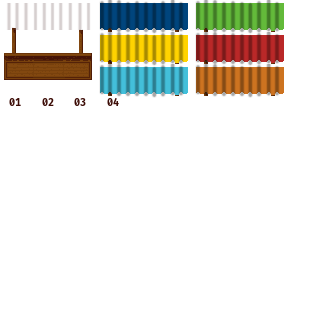
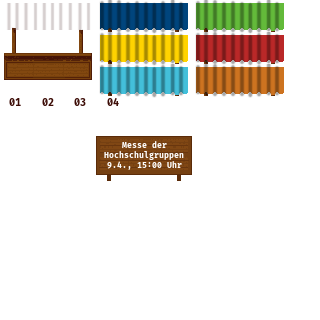
Layered file, before and after one edit (320px x 320px). Changes by layer:
added group "fair-sign" with 6 layers over [96, 136, 192, 181]
added layer "Messe der Hochschulgruppen ..." in group "fair-sign" over [104, 141, 184, 170]
added layer "Eingefügte Ebene" (46%) in group "fair-sign" over [99, 145, 189, 168]
added layer "border" in group "fair-sign" over [96, 136, 192, 175]
added layer "stand-texture-Kopie #1" in group "fair-sign" over [100, 157, 189, 170]
added layer "stand-texture-Kopie" in group "fair-sign" over [100, 139, 189, 152]
added layer "base #7" in group "fair-sign" over [96, 136, 192, 181]
